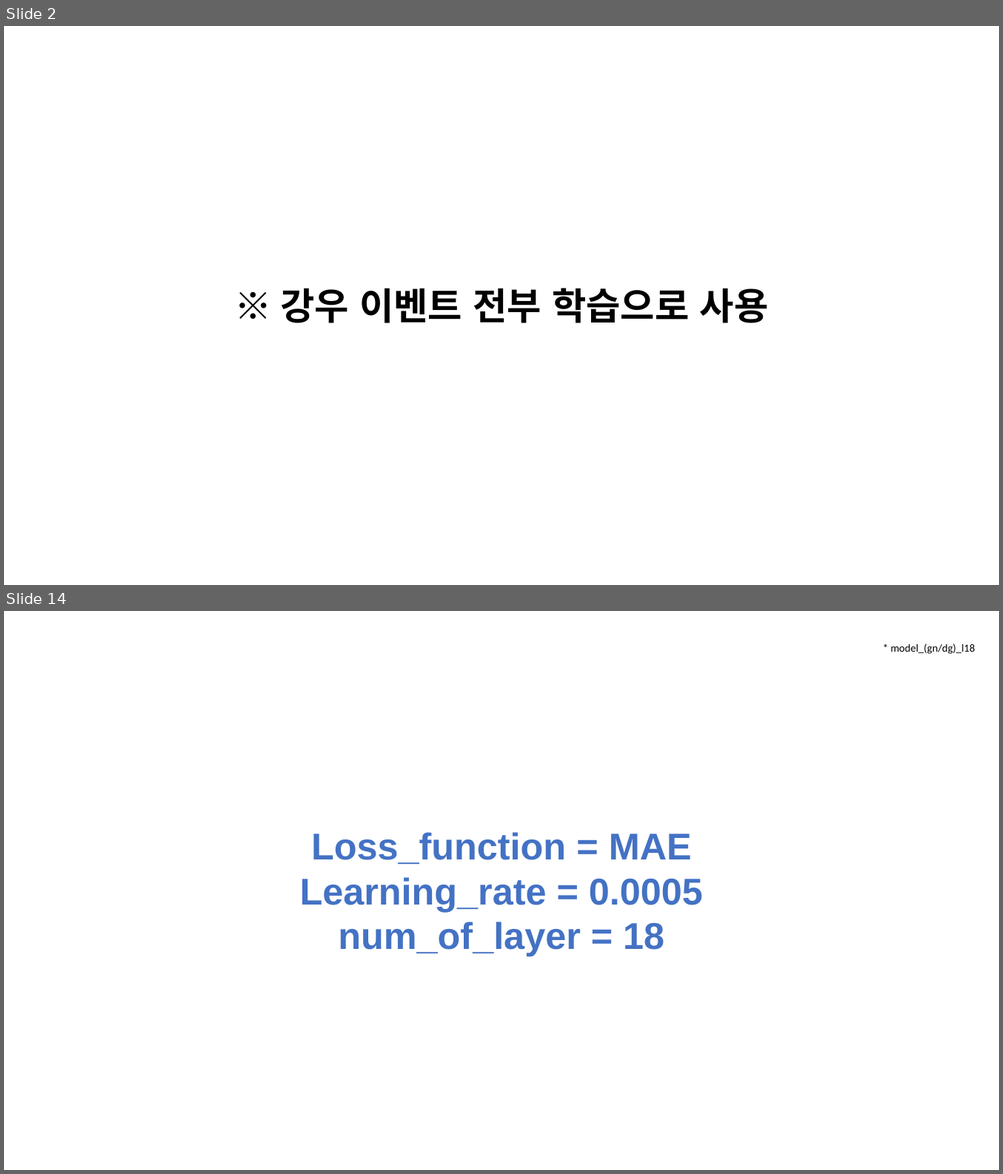
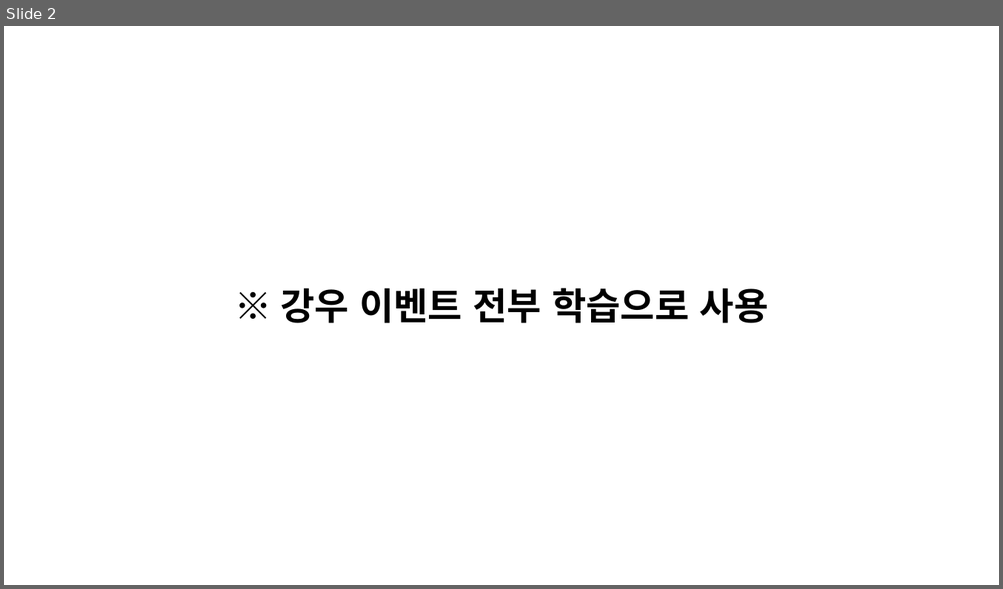
Before and after one commit to JEONGMIN0000/TrainDataCreater_LSTM, a slide deck: ParallelLSTM/result/성능개선 3 결과.pptx. Shown one above the other, each under a label of ours: slides 2 and 14 before the commit, slide 2 after it; the slides between them are not shown. The pictures are 1003x1174 and 1003x589 pixels, drawn with LibreOffice and Linux fonts; fonts in the diff are those of the drawing. Boxes give left, top, right and bottom in pixels: in the first picture for what was removed or moved away, otherwise in the second. Text is boxed around its words. In the diff, an @@ line names an element or a change of style, - is before the commit and + after.

```diff
--- a/ParallelLSTM/result/성능개선 3 결과.pptx
+++ b/ParallelLSTM/result/성능개선 3 결과.pptx
@@ slide 14 removed at [4,611,999,1170], background #FFFFFF @@
@@ text removed at [891,644,975,654] @@
-* model_(gn/dg)_l18
@@ text removed at [300,832,703,957] @@
-Loss_function = MAE
-Learning_rate = 0.0005
-num_of_layer = 18
```
Also in this commit, not shown: 9 slides changed, 8 other slides removed, 1 other file.
